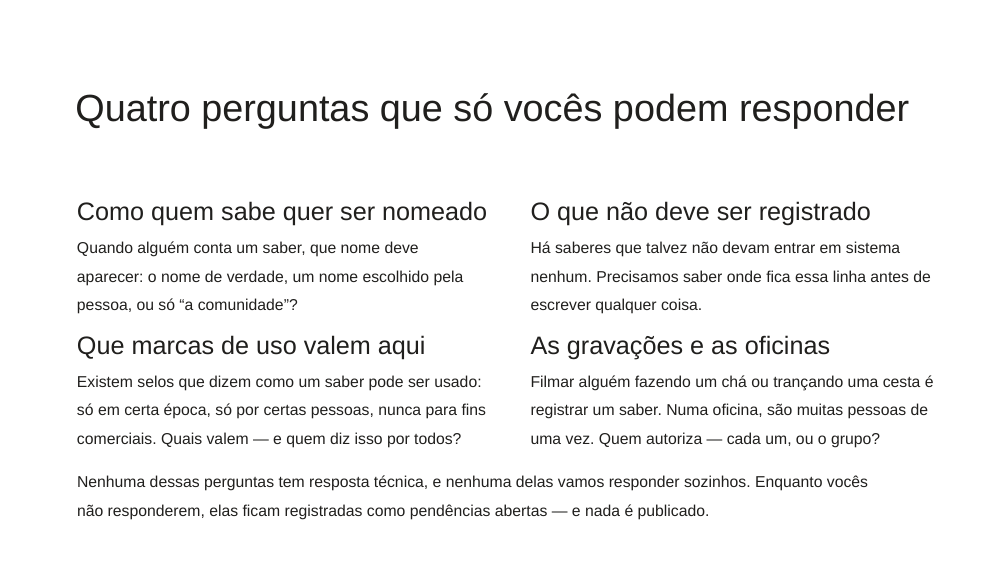
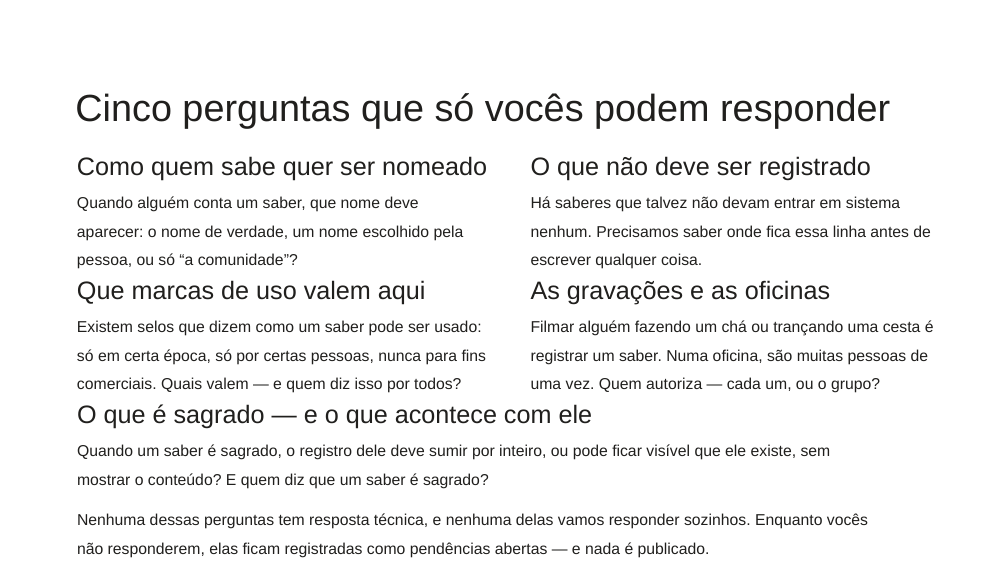
Before and after one commit to edalcin/Arquitetura-BioCultural, a slide deck: slide 26 of docs/apresentacoes/Arquitetura BioCultural v2.pptx. Drawn at 1008x567 pixels with LibreOffice and Linux fonts; fonts in the diff are those of the drawing. Boxes give left, top, right and bottom in pixels: in the first picture for what was removed or moved away, otherwise in the second. Text is boxed around its words. In the diff, an @@ line names an element or a change of style, - is before the commit and + after.

Commit message:
docs(v3.10.0): extrai contrato de harvest para ADR-016, fecha vocabulario de vinculo e leva o sagrado a pauta das liderancas

```diff
--- a/docs/apresentacoes/Arquitetura BioCultural v2.pptx
+++ b/docs/apresentacoes/Arquitetura BioCultural v2.pptx
@@ text at bbox=[75, 93, 890, 128]: text changed @@
-Quatro perguntas que só vocês podem responder
+Cinco perguntas que só vocês podem responder
@@ 4 texts: place and size @@
-4 texts at bbox=[77, 201, 931, 314]
+4 texts at bbox=[77, 156, 931, 269]
@@ 4 texts: place and size @@
-4 texts at bbox=[77, 335, 934, 448]
+4 texts at bbox=[77, 280, 934, 393]
@@ text added at bbox=[77, 404, 593, 429], 36 pt, text #201F1D @@
+O que é sagrado — e o que acontece com ele
@@ text added at bbox=[77, 444, 831, 489], 22.5 pt, text #201F1D @@
+Quando um saber é sagrado, o registro dele deve sumir por inteiro, ou pode ficar visível que ele existe, sem mostrar o conteúdo? E quem diz que um saber é sagrado?
@@ text "Nenhuma dessas perguntas tem resposta ...": place and size @@
-text "Nenhuma dessas perguntas tem resposta ..." at bbox=[77, 475, 868, 520]
+text "Nenhuma dessas perguntas tem resposta ..." at bbox=[77, 513, 868, 558]
```
Also in this commit, not shown: 8 other files.
